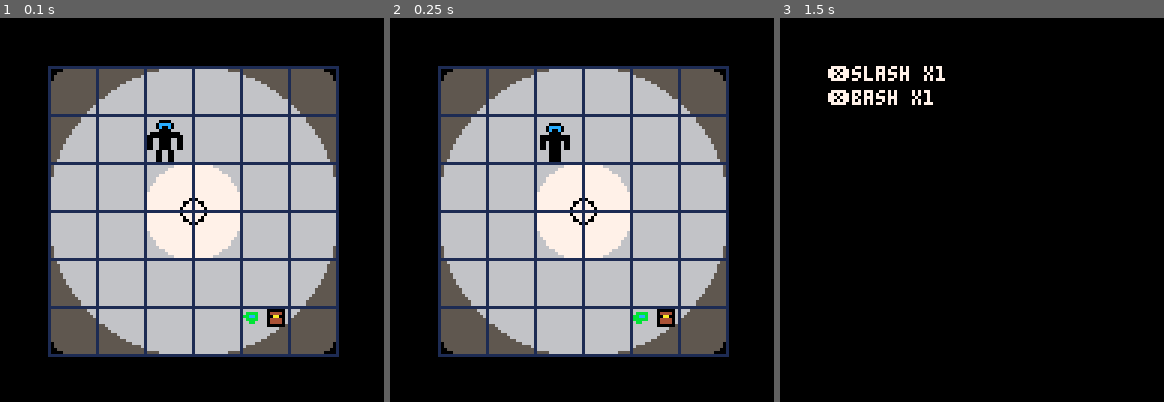
Above: before the commit, frames 1-3 (left to right).
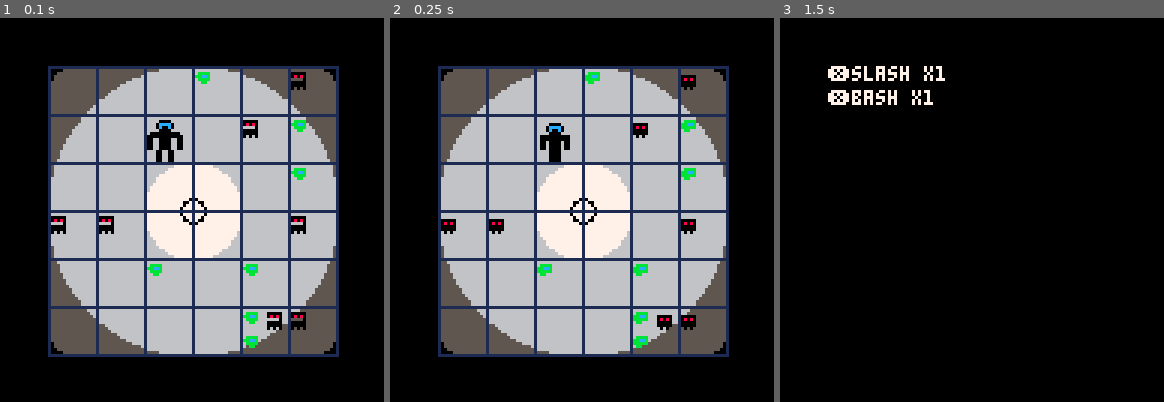
Above: after the commit, the same moments.

Repository: ash2q/into_madness
Game: PICO-8 cartridge into_madness.p8
The game is run twice, just before and just after one commit, with the same random seed, the same clock (stepped at 60 frames per second) and the same inputs.
Inputs:
- Up to frame 1 (0.1 s): no input
- Up to frame 2 (0.25 s): no input
- Up to frame 3 (1.5 s): tap X (X key) at 0.33, 1.07 s; tap O (Z key) at 0.7 s

The runs differ from the first frame. In frame 1, 1.6% of the frame differs, in the area x 13-80%, y 14-86%; in frame 2, 1.6%; in frame 3, nothing differs.

Commit message:
Add splicer enemy, implement random enemy spawns in room

Diff:
--- a/into_madness.p8
+++ b/into_madness.p8
@@ -77,15 +77,17 @@
 	init_gear()
 	init_tb_enemies()
 	init_gear_slots(p1)
-	tb_spawn_slime(4,5)
+	init_map_pool()
+	--tb_spawn_slime(4,5)
 	equip(p1,int_warrior)
 	local sword=gen_sword(20)
 	equip(p1,sword)
 	rebuild_player(p1)
 	--sword=gen_sword(20)
-	r=gen_sword(40)
-	tb_spawn_gear(r,4,5)
+	--r=gen_sword(40)
+	--tb_spawn_gear(r,4,5)
 	--trigger_swap(sword)
+	gen_room()
 end
 
 
@@ -624,6 +626,7 @@
 }
 
 e_slime={}
+e_splicer={}
 tb_anim_chest={38,38}
 function init_tb_enemies()
 	e_slime={
@@ -649,6 +652,30 @@
 		moves={},
 		gear={},
 	}
+	e_splicer={
+		name="splicer",
+		etype=1, --todo
+		faction=1,
+		tb_anim={43,43,44,44},
+		tb_spr_size=1,
+		c_anim={164,166},
+		health=10,
+		moves={bash_move},
+		tb_move=tb_move_still,
+		--energy(moves)
+		eng=0,
+		max_eng=50,
+		eng_rate=0.5,
+		--clarity(actions)
+		clr=0,
+		max_clr=50,
+		clr_rate=0.5,
+		ai=slime_ai,
+		--populated by equips
+		moves={},
+		gear={},
+	}
+
 end
 
 
@@ -686,6 +713,18 @@
 		pdef=1,
 		ablt=5,
 		wspd=1,
+		luck=1,
+		moves={slash_move},
+	}
+	int_splicer={
+		name="splicer int.",
+		slot=slot_num.intrinsic,
+		tb_t=tb_type.gear,
+		patk=10,
+		pspd=5,
+		pdef=5,
+		ablt=5,
+		wspd=5,
 		luck=1,
 		moves={slash_move},
 	}
@@ -724,7 +763,7 @@
 
 
 
-function tb_spawn_slime(x,y)
+function spawn_slime(x,y)
 	local e={
 		tb_t=tb_type.enemy,
 		tb_x=x,
@@ -736,7 +775,20 @@
 	rebuild_entity(e)
 	tb_add_entity(e)
 end
-function tb_spawn_gear(g,x,y)
+
+function spawn_splicer(x,y)
+	local e={
+		tb_t=tb_type.enemy,
+		tb_x=x,
+		tb_y=y,
+	}
+	copy_into(e,e_splicer)
+	init_gear_slots(e)
+	equip(e,int_splicer)
+	rebuild_entity(e)
+	tb_add_entity(e)
+end
+function spawn_gear(g,x,y)
 	local e={
 		tb_t=tb_type.enemy,
 		tb_x=x,
@@ -2063,8 +2115,32 @@
 
 end
 
+map_pool={}
+
+function init_map_pool()
+	e_pool={}
+	add(e_pool,spawn_splicer)
+	add(e_pool,spawn_slime)
+end
+function rnd_enemy()
+	return
+		e_pool[flr(rnd(#e_pool))+1]
+end
+
 function gen_room()
-
+	for y=0,8 do
+		for x=0,8 do
+		if rnd()<0.3 then
+			rnd_enemy()(x,y)
+			if rnd()<0.1 then
+				rnd_enemy()(x,y)
+				if rnd()<0.1 then
+					rnd_enemy()(x,y)
+				end
+			end
+		end
+	end
+end
 end
 
 
@@ -2086,14 +2162,14 @@
 777cc777777cc17777711c779777777779a9977777777777000aa000000cc100000665000000000077c77777771c77777771c7777c77777c1111cc0055556600
 77cc777777cc17777711c7779777777779977777999999970000000000cc100000665000000000007777777777777777777777777c777ccc0000100000005000
 7cc777777cc17777711c7777977777777777777777777777000000000cc10000066500000000000077777777777777777777777777ccc7770000000000000000
-707777077777777777777777707077775577775500006000777777777757777777777777777707770000ccc00000000000000000000000000000000000000000
-70700707777777777070777705755757577777570006660070000007777577777770777777700777ccccc6c00000000000000000000000000000000000000000
-70700707770777777777757777577777777777770006460070444407577577777700077777000777666666c00000000000000000000000000000000000000000
-770000777755577775777557557777575777777700004000700aa007755557777000007770000777555556600000000000000000000000000000000000000000
-77077077775557777577757755777775577777750000400070444407777757770000000777000777555556600000000000000000000000000000000000000000
-77077077777570777557570755777757777777750000400070444407777755577777777777700777666666c00000000000000000000000000000000000000000
-77700777777777777775707775757550577577550000400070000007777775757777777777770777cccc66c00000000000000000000000000000000000000000
-77700777777777777777777777757707575775570000400077777777777777557777777777777777000cccc00000000000000000000000000000000000000000
+707777077777777777777777707077775577775500006000777777777757777777777777777707770000ccc07777777777777777000000000000000000000000
+70700707777777777070777705755757577777570006660070000007777577777770777777700777ccccc6c07777777777777777000000000000000000000000
+70700707770777777777757777577777777777770006460070444407577577777700077777000777666666c07000007777777777000000000000000000000000
+770000777755577775777557557777575777777700004000700aa007755557777000007770000777555556607080807770000077000000000000000000000000
+77077077775557777577757755777775577777750000400070444407777757770000000777000777555556607777707770808077000000000000000000000000
+77077077777570777557570755777757777777750000400070444407777755577777777777700777666666c07000007770000077000000000000000000000000
+77700777777777777775707775757550577577550000400070000007777775757777777777770777cccc66c07000007770000077000000000000000000000000
+77700777777777777777777777757707575775570000400077777777777777557777777777777777000cccc07070707777070777000000000000000000000000
 ccccccccbbbbbbbbaaaaaaaa88188888000700000000000000000000000000000000000000000000000000000000000000000000000000000000000000000000
 ccccccccbbbbbbbbaaaaaaaa88881888007700700000000000000000000000000000000000000000000000000000000000000000000000000000000000000000
 c00cc00cb00bb00ba09aa90a80888808070700000000000000000000000000000000000000000000000000000000000000000000000000000000000000000000
